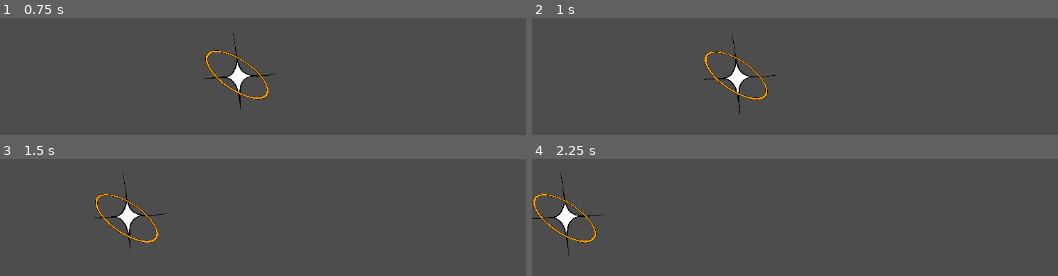
Above: before the commit, frames 1-4 (two rows, left to right).
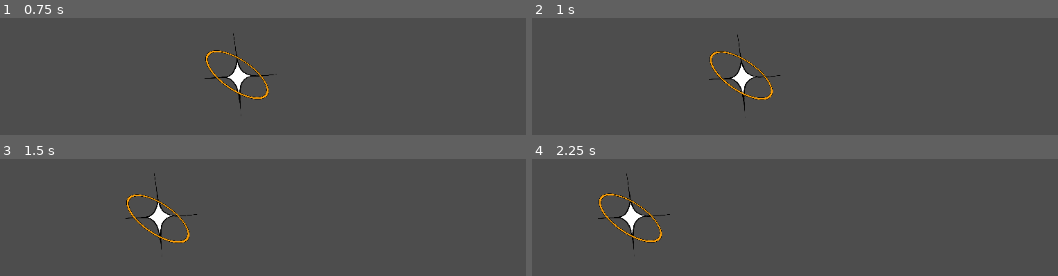
Above: after the commit, the same moments.

Repository: jaya-may/the25thhour
Game: Godot game, scene res://test_level.tscn
The game is run twice, just before and just after one commit, with the same random seed, the same clock (stepped at 60 frames per second) and the same inputs. Sound files missing from this copy of the repository are replaced by a short silence.
Inputs:
- Up to frame 1 (0.75 s): hold Right (Right) from 0.53 s (still down); hold Shift (Dash) from 0.53 s (still down)
- Up to frame 2 (1 s): keep holding Right (Right); keep holding Shift (Dash); tap Space (Jump) at 0.77 s; tap F (Melee) at 0.8 s
- Up to frame 3 (1.5 s): keep holding Right (Right); release Shift (Dash) at 1.28 s; tap F (Melee) at 1.35 s
- Up to frame 4 (2.25 s): tap Space (Jump) at 1.52 s; tap Down (Slam) at 1.55, 2.1 s; release Right (Right) at 2.03 s; hold Left (Left) from 2.03 s (still down); hold Shift (Dash) from 2.03 s (still down)

Frame 1 is identical in both runs. In frame 2, 1.9% of the frame differs, in the area x 32-48%, y 14-83%; in frame 3, 2.4%; in frame 4, 2.6%, in the area x 0-27%, y 11-83%.

Commit message:
idk anymore
did a lot of fixing

Diff:
--- a/fragment.gd
+++ b/fragment.gd
@@ -1,6 +1,7 @@
 extends RigidBody2D
 
 
+var hp = 100
 enum ENEMY_STATE {IDLE,APPROACH,WINDUP,ATTACK}
 var state  = ENEMY_STATE.IDLE
 var player_detected = false
@@ -21,6 +22,13 @@
 # SOUNDS
 
 @onready var audio_player = $AudioStreamPlayer2D
+
+var hitSounds = [
+	preload("res://sounds/vhitsounds/vhit1.ogg"),
+	preload("res://sounds/vhitsounds/vhit2.wav")
+]
+
+var deathSound = preload("res://sounds/vhitsounds/vdeath.mp3")
 var sounds = [
 	preload("res://sounds/ashlatin.mp3"),
 	preload("res://sounds/goodbye idiot.mp3"),
@@ -37,13 +45,23 @@
 
 # Called every frame. 'delta' is the elapsed time since the previous frame.
 func _process(delta: float) -> void:
+
+	if(hp < 0):
+		var new_audio_player = AudioStreamPlayer2D.new()
+		new_audio_player.stream = deathSound
+		new_audio_player.global_position = global_position
+		get_parent().add_child(new_audio_player)
+		new_audio_player.play()
+		new_audio_player.finished.connect(func(): new_audio_player.queue_free())  # Cleanup after play
+
+		queue_free()
 	#print(state)
 	if(state==ENEMY_STATE.IDLE):
 		if(player_detected):
 			if(played_sound % 5 == 0):
 				audio_player.stream = sounds[randi() % sounds.size()]  # Pick a random sound
 				audio_player.play()
-				print("playingh sounds,.")
+				#print("playingh sounds,.")
 
 			played_sound+=1
 			state=ENEMY_STATE.APPROACH
@@ -58,13 +76,13 @@
 				state = ENEMY_STATE.APPROACH
 			#else:
 			windup_timer = 2
-			print("kills you.")
+			#print("kills you.")
 			state = ENEMY_STATE.ATTACK
 	if(state==ENEMY_STATE.ATTACK):
 		var laser = preload("res://laser.tscn").instantiate()
 		get_parent().add_child(laser)  # Make sure the laser is added to the scene tree
 		laser.global_position = player.global_position  # Spawn at enemy position
-		print("laser spawned")
+		#print("laser spawned")
 		state = ENEMY_STATE.IDLE
 
 func _physics_process(delta: float) -> void:
@@ -81,7 +99,7 @@
 	print("Detected:", body.name)
 	if body.is_in_group("Player"):  # Ensure player is detected
 		player = body
-		print("I CAN SEE YOU.")
+		#print("I CAN SEE YOU.")
 		player_detected = true
 
 func _on_player_exited(body):
@@ -89,3 +107,17 @@
 		player = null
 		state = ENEMY_STATE.IDLE
 		player_detected=false
+
+func Hit(damage: float, playerpos: Vector2, facing_angle: int) -> void:
+	if not audio_player.playing:  # Only play if nothing is currently playing
+		audio_player.stream = hitSounds[randi() % hitSounds.size()]  # Pick a random sound
+		audio_player.play()
+	else:
+		var new_audio_player = AudioStreamPlayer2D.new()
+		new_audio_player.stream = hitSounds[randi() % hitSounds.size()]
+		new_audio_player.global_position = global_position
+		get_parent().add_child(new_audio_player)
+		new_audio_player.play()
+		new_audio_player.finished.connect(func(): new_audio_player.queue_free())  # Cleanup after play
+
+	hp+=damage
--- a/player.gd
+++ b/player.gd
@@ -1,6 +1,14 @@
 extends CharacterBody2D
 
-@onready var hitbox = $Hitbox  # Reference to the Hitbox Area2D
+@onready var hitboxL = $HitboxL  # Reference to the Hitbox Area2D
+@onready var hitboxR = $HitboxR  # Reference to the Hitbox Area2D
+
+
+var hitSound = preload("res://sounds/playersounds/hurtsound.mp3")
+@onready var audio_player = $AudioStreamPlayer2D
+
+var dashSound = preload("res://sounds/playersounds/dash.mp3")
+@onready var dash_player = $Dashy
 
 enum CHAR_STATE {NORMAL,SLAM,DASH,ATTACK}
 var cur_state = CHAR_STATE.NORMAL
@@ -12,11 +20,11 @@
 var melee_range: float = 100.0
 var facing_angle = 1
 
-var currentMeleeHit = 0
-var meleeFinisher = false
-var delayBetweenHits = 1
-var comboTimer = 0
-
+var current_melee_hit = 0 #tracks what part of da combo
+var endlag = 0.0#how many seconds of endlag an attack gives
+var buffered_attack = false #r u a combohead?
+const MAX_COMBO = 4
+var melee_attack_this_frame = false # r we tryna melee
 
 #consts
 const SPEED = 300.0
@@ -31,7 +39,7 @@
 const JUMP_BUFFER_TIME = 0.1
 const RUN_SPEED = 100
 const JUMP_BOOST_DIV = 15
-const DASH_SPEED = 100
+const DASH_SPEED = 150
 const DASH_COOLDOWN = .7
 
 #working vars
@@ -51,6 +59,7 @@
 const SLAM_DOWNWARDS_SPEED = 500
 const SLAM_SIDEWAYS_SPEED = 100
 const SLAM_STARTUP = .1
+const SLAMSTORE_LENIENCY = 0.3
 var slam_counter = 0
 var slam_this_frame = false
 var slam_just_started = false
@@ -68,6 +77,7 @@
 
 func _process(delta: float):
 	# --- GET INPUT ---
+
 	direction = Vector2(Input.get_axis("Left", "Right"), 0)
 
 	if Input.is_action_just_pressed("Jump"):
@@ -79,175 +89,205 @@
 	if Input.is_action_pressed("Dash") && dashCounter > DASH_COOLDOWN:
 		dash_this_frame = true
 		dashCounter = 0
+		dash_player.stream = dashSound
+		dash_player.play()
+
 		#run=true
 	if Input.is_action_just_pressed("Slam") && not is_on_floor():
 		slam_this_frame = true
 
 
-	if Input.is_action_just_pressed("Melee") && delayBetweenHits <= 0:
-		melee_attack()
-
-	# and more melee logic
-	if(delayBetweenHits > 0): delayBetweenHits-=delta
-	comboTimer-=delta
-	if comboTimer<0 && delayBetweenHits < 0:
-		cur_state = CHAR_STATE.NORMAL
-		currentMeleeHit = 0
+	if Input.is_action_just_pressed("Melee"):
+		melee_attack_this_frame=true
+		print("trying to melee")
+
+	#function calls if needed
+	update_melee_status(delta)
+
 
 func _physics_process(delta: float) -> void:
 
-
-			# You can call methods on the enemy here, like body.hit(damage)
-	#print("Velocity: ", velocity)
-	#print("Prior vel: ", prior_vel)
-	#print(counter)
-	jumpBuffer -= delta  # Decrease jump buffer over time
+	jumpBuffer -= delta
 	dashCounter+=delta
 	justSlammedGround-=delta
-	if(cur_state== CHAR_STATE.ATTACK):
-		if not is_on_floor():
-			velocity.y += ProjectSettings.get("physics/2d/default_gravity") * delta
-
+
+	#determine which physics model to use rn
+	if(cur_state == CHAR_STATE.NORMAL):
+		defaultPhysics(delta)
+
+
+	elif(cur_state== CHAR_STATE.ATTACK):
+		attackPhysics(delta)
+
+	elif (cur_state == CHAR_STATE.SLAM):
+		slamPhysics(delta)
+
+
+	#manage state changes, slam is given priority
+	if(slam_this_frame):
+		cur_state = CHAR_STATE.SLAM
+		slam_this_frame = false
+		slam_just_started=true
+		melee_attack_this_frame = false
+
+	move_and_slide()
+
+func defaultPhysics(delta: float) -> void:
+	# --- GRAVITY AND SHIT ---
+	if not is_on_floor():
+		velocity.y += ProjectSettings.get("physics/2d/default_gravity") * delta
+		prior_vel = velocity.x
+	else:
+		counter += delta
+		if counter > TIME_TO_BHOP:
+			prior_vel = 0
+		#velocity.x = move_toward(velocity.x, 0, GROUND_DECEL * delta)
+
+
+	# --- MOVEMENT ---
+	#if direction.x != 0:
+	if dash_this_frame && direction.x!=0:
+		velocity.x += DASH_SPEED * sign(direction.x)
+		if(justSlammedGround > 0):
+			velocity.x += DASH_SPEED * 2 * sign(direction.x)
+			justSlammedGround = 0
+		dash_this_frame=false
+
+	if direction.x!=0:
+		if(direction.x<1): facing_angle=-1
+		else: facing_angle=1
 		if is_on_floor():
-			velocity.x = move_toward(velocity.x, 0, GROUND_DECEL * delta)
+			var add = 0
+			if run == true:
+				add = RUN_SPEED
+			velocity.x = direction.x * (GROUND_ACEL + add)
 		else:
-			velocity.x = move_toward(velocity.x, 0, AIR_DECEL * delta)
-
-
-	if(cur_state == CHAR_STATE.NORMAL):
-		# --- GRAVITY AND SHIT ---
-
-		if not is_on_floor():
-			velocity.y += ProjectSettings.get("physics/2d/default_gravity") * delta
-			prior_vel = velocity.x
-		else:
-			counter += delta
-			if counter > TIME_TO_BHOP:
-				prior_vel = 0
-			#velocity.x = move_toward(velocity.x, 0, GROUND_DECEL * delta)
-
-
-		# --- MOVEMENT ---
-
-
-
-		#if direction.x != 0:
-		if dash_this_frame && direction.x!=0:
-			velocity.x += DASH_SPEED * sign(direction.x)
-			if(justSlammedGround > 0):
-				velocity.x += DASH_SPEED * 2 * sign(direction.x)
-				justSlammedGround = 0
-			dash_this_frame=false
-
-		if direction.x!=0:
-			if(direction.x<1): facing_angle=-1
-			else: facing_angle=1
-			if is_on_floor():
-				var add = 0
-				if run == true:
-					add = RUN_SPEED
-				velocity.x = direction.x * (GROUND_ACEL + add)
+			if abs(velocity.x) > AIR_SPEED_CAP:
+				#so we're over cap. will our next move put us under?
+				if abs(velocity.x + direction.x) < AIR_SPEED_CAP:
+					velocity.x += direction.x * AIR_ACEL * delta
+				#if not, add nothing this frame. thus softcapping speed
 			else:
-				if abs(velocity.x) > AIR_SPEED_CAP:
-					#so we're over cap. will our next move put us under?
-					if abs(velocity.x + direction.x) < AIR_SPEED_CAP:
-						velocity.x += direction.x * AIR_ACEL * delta
-					#if not, add nothing this frame. thus softcapping speed
-				else:
-					#we are not over cap
-					velocity.x += direction.x * AIR_ACEL * delta
-
-		# --- DECEL ---
-		if is_on_floor():
-			velocity.x = move_toward(velocity.x, 0, GROUND_DECEL * delta)
-		else:
-			velocity.x = move_toward(velocity.x, 0, AIR_DECEL * delta)
-
-		# --- JUMP LOGIC ---
-
-		if jump_pressed:
-			jumpBuffer = JUMP_BUFFER_TIME
-			jump_pressed = false
-
-		if jumpBuffer > 0 and is_on_floor():
-			if counter < TIME_TO_BHOP && abs(velocity.x)>150 && facing_angle == prior_facing_angle:
-				print("hi")
-				velocity.x = prior_vel
-			counter  = 0
-			prior_facing_angle = facing_angle
-
-			velocity.y = JUMP_VELOCITY - abs(velocity.x)/15
-			if direction.x != 0:
-				velocity.x += velocity.x / JUMP_BOOST_DIV
-			jumpBuffer = 0  # Reset jump buffer after jumping
-
-		if jump_held && is_on_floor():
-			air_stall = true
-		if not jump_held:
-			air_stall = false
-		if air_stall && velocity.y < -1 && not is_on_floor():
-			velocity.y -= 7
-		# --- STATE CHANGE ---
-		if(slam_this_frame):
-			cur_state = CHAR_STATE.SLAM
-			slam_this_frame = false
-			slam_just_started=true
-
-	elif (cur_state == CHAR_STATE.SLAM):
-		if(slam_this_frame): slam_this_frame = false
-
-		if(slam_just_started):
-			velocity.y = (SLAM_DOWNWARDS_SPEED/5) * -1
-			slam_counter+=delta
-			if slam_counter > SLAM_STARTUP:
-				slam_just_started=false
-				slam_counter=0
-		else:
-			velocity.y = SLAM_DOWNWARDS_SPEED
-		if is_on_floor():
-			justSlammedGround = .2
-			cur_state = CHAR_STATE.NORMAL
-		velocity.x = direction.x * SLAM_SIDEWAYS_SPEED
-
-
-
-
-
-	move_and_slide()
+				#we are not over cap
+				velocity.x += direction.x * AIR_ACEL * delta
+
+	# --- DECEL ---
+	if is_on_floor():
+		velocity.x = move_toward(velocity.x, 0, GROUND_DECEL * delta)
+	else:
+		velocity.x = move_toward(velocity.x, 0, AIR_DECEL * delta)
+
+	# --- JUMP LOGIC ---
+
+	if jump_pressed:
+		jumpBuffer = JUMP_BUFFER_TIME
+		jump_pressed = false
+
+	if jumpBuffer > 0 and is_on_floor():
+		if counter < TIME_TO_BHOP && abs(velocity.x)>150 && facing_angle == prior_facing_angle:
+			print("hi")
+			velocity.x = prior_vel
+		counter  = 0
+		prior_facing_angle = facing_angle
+
+		velocity.y = JUMP_VELOCITY - abs(velocity.x)/15
+		if direction.x != 0:
+			velocity.x += velocity.x / JUMP_BOOST_DIV
+		jumpBuffer = 0  # Reset jump buffer after jumping
+
+	if jump_held && is_on_floor():
+		air_stall = true
+	if not jump_held:
+		air_stall = false
+	if air_stall && velocity.y < -1 && not is_on_floor():
+		velocity.y -= 7
+
+
+func attackPhysics(delta: float) -> void:
+	if not is_on_floor():
+		velocity.y += ProjectSettings.get("physics/2d/default_gravity") * delta
+	if is_on_floor():
+		velocity.x = move_toward(velocity.x, 0, GROUND_DECEL * delta)
+	else:
+		velocity.x = move_toward(velocity.x, 0, AIR_DECEL * delta)
+
+func slamPhysics(delta: float) -> void:
+	if(slam_this_frame): slam_this_frame = false
+	if(slam_just_started):
+		velocity.y = (SLAM_DOWNWARDS_SPEED/5) * -1
+		slam_counter+=delta
+		if slam_counter > SLAM_STARTUP:
+			slam_just_started=false
+			slam_counter=0
+	else:
+		velocity.y = SLAM_DOWNWARDS_SPEED
+	if is_on_floor():
+		justSlammedGround = SLAMSTORE_LENIENCY
+		cur_state = CHAR_STATE.NORMAL
+	velocity.x = direction.x * SLAM_SIDEWAYS_SPEED
 
 func modifyHp(hpChange: float)-> void:
 	hp+=hpChange
 	print("hp is now: ",hp)
+	audio_player.stream = hitSound
+	audio_player.play()
+
+
+func update_melee_status(delta: float)-> void:
+	if melee_attack_this_frame:
+
+		#print(endlag)
+		if current_melee_hit == 0:
+			melee_attack()
+		elif(endlag > 0):
+			if(current_melee_hit < MAX_COMBO):
+				buffered_attack = true
+				#print("buffered next hit")
+
+
+
+
+
+	melee_attack_this_frame=false
+
+	endlag-=delta
+	if(endlag < 0):
+		if(buffered_attack && current_melee_hit < MAX_COMBO):
+			melee_attack()
+			#print("used it")
+			buffered_attack=false
+	if(endlag<0 && cur_state == CHAR_STATE.ATTACK):
+		endlag=0
+		cur_state = CHAR_STATE.NORMAL
+		current_melee_hit = 0
+
 
 func melee_attack():
-
-	print(comboTimer)
-	print(delayBetweenHits)
-	print(currentMeleeHit)
+	var finisher = false
 
 	cur_state = CHAR_STATE.ATTACK
-	print(currentMeleeHit)
-	if(currentMeleeHit==0):
-		#this is the start of a combo
-		comboTimer = 0.5
-
-	else:
-		comboTimer+=0.35
-
-	#throw out a hit
-	currentMeleeHit+=1
-	if(currentMeleeHit == 3):
-		meleeFinisher = true
-		currentMeleeHit = 0
-		delayBetweenHits =0.6
-		comboTimer=0
-
-	var overlapping_bodies = hitbox.get_overlapping_areas()
+	current_melee_hit+=1
+
+	print(current_melee_hit)
+
+	if(current_melee_hit<MAX_COMBO):
+		endlag = 0.15
+		finisher = 1
+
+	if(current_melee_hit == MAX_COMBO):
+		endlag = 0.8
+		finisher = 1.5
+
+	var overlap
+	if(facing_angle==1): overlap = hitboxR.get_overlapping_areas()
+	else: overlap = hitboxL.get_overlapping_areas()
+
 	# Loop through each body and print its name (or do something else)
-	for body in overlapping_bodies:
+	for body in overlap:
 		print("Hitbox intersects with:", body.name)
-		if body.is_in_group("Enemy"):
-			delayBetweenHits+=0.1
-
-			print("This is an enemy!")
-	print("fucking stupid shit")
+		if body.get_parent().has_method("Hit"):
+			body.get_parent().Hit(melee_damage * finisher,self.global_position,facing_angle)
+			endlag+=0.1
+
+		#print("This is an enemy!")
+		#print("attacked")
--- a/player.tscn
+++ b/player.tscn
@@ -1,10 +1,12 @@
-[gd_scene load_steps=4 format=3 uid="uid://b50dtn2oaxiey"]
+[gd_scene load_steps=5 format=3 uid="uid://b50dtn2oaxiey"]
 
 [ext_resource type="Script" path="res://player.gd" id="1_gdvfy"]
 
 [sub_resource type="CapsuleShape2D" id="CapsuleShape2D_ruog7"]
 
 [sub_resource type="RectangleShape2D" id="RectangleShape2D_xe1gb"]
+
+[sub_resource type="AudioStreamWAV" id="AudioStreamWAV_hkr3s"]
 
 [node name="Player" type="CharacterBody2D" groups=["Player"]]
 position = Vector2(0, -1)
@@ -13,10 +15,28 @@
 [node name="CollisionShape2D" type="CollisionShape2D" parent="."]
 shape = SubResource("CapsuleShape2D_ruog7")
 
-[node name="Hitbox" type="Area2D" parent="."]
+[node name="HitboxL" type="Area2D" parent="."]
+position = Vector2(-29, 0)
 collision_layer = 64
 collision_mask = 192
 
-[node name="CollisionShape2D" type="CollisionShape2D" parent="Hitbox"]
+[node name="CollisionShape2D" type="CollisionShape2D" parent="HitboxL"]
 scale = Vector2(2, 2)
 shape = SubResource("RectangleShape2D_xe1gb")
+
+[node name="HitboxR" type="Area2D" parent="."]
+position = Vector2(29, 0)
+collision_layer = 64
+collision_mask = 192
+
+[node name="CollisionShape2D" type="CollisionShape2D" parent="HitboxR"]
+scale = Vector2(2, 2)
+shape = SubResource("RectangleShape2D_xe1gb")
+
+[node name="AudioStreamPlayer2D" type="AudioStreamPlayer2D" parent="."]
+stream = SubResource("AudioStreamWAV_hkr3s")
+volume_db = -10.0
+
+[node name="Dashy" type="AudioStreamPlayer2D" parent="."]
+stream = SubResource("AudioStreamWAV_hkr3s")
+volume_db = -10.0
Not shown, added: sounds/playersounds/dash.mp3.import
Not shown, added: sounds/playersounds/hurtsound.mp3.import
Not shown, added: sounds/vhitsounds/vdeath.mp3.import
Not shown, added: sounds/vhitsounds/vhit1.ogg.import
Not shown, added: sounds/vhitsounds/vhit2.wav.import
Not shown, added: pla1CE8.tmp
Not shown, added: pla422C.tmp
Not shown, added: pla42E0.tmp
Not shown, added: sounds/playersounds/dash.mp3
Not shown, added: sounds/playersounds/hurtsound.mp3
Not shown, added: sounds/vhitsounds/vdeath.mp3
Not shown, added: sounds/vhitsounds/vhit1.ogg
(and 1 more such lines)
